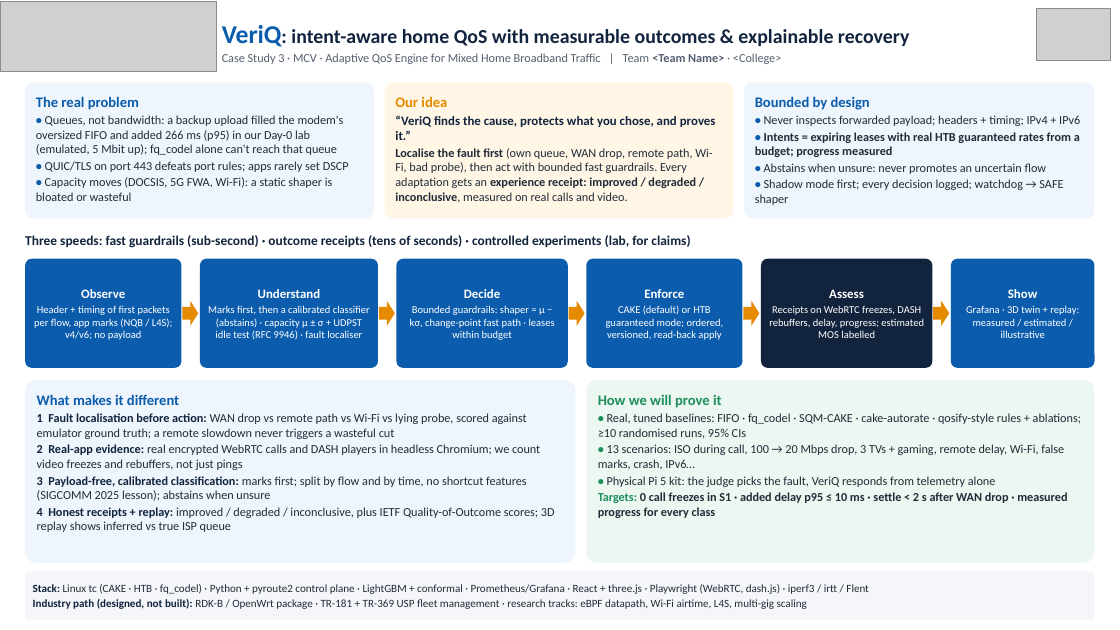
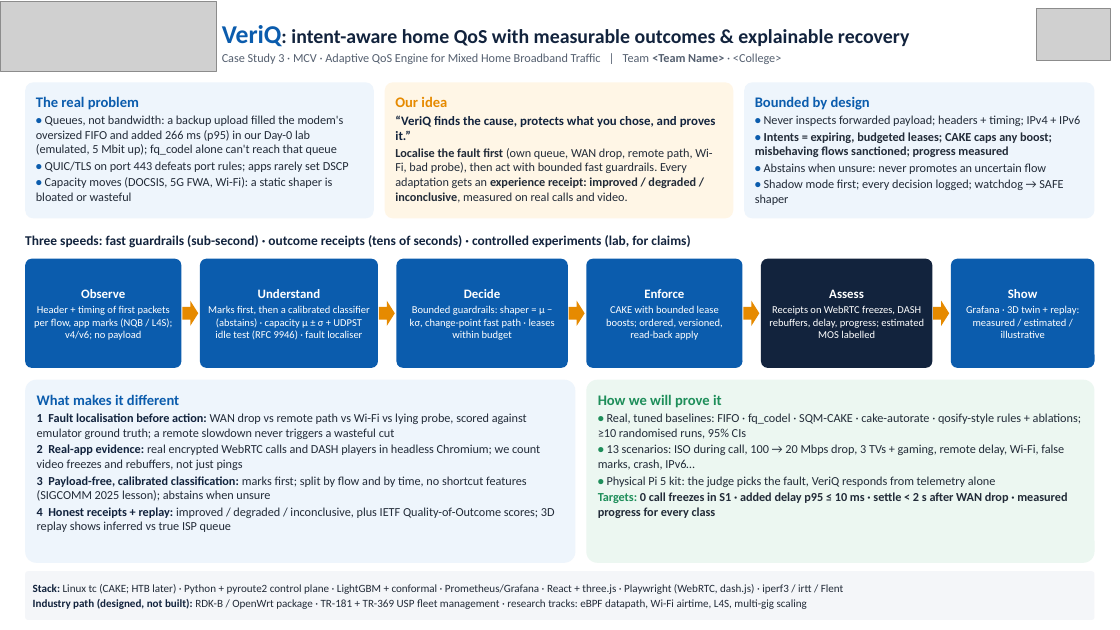
Before and after one commit to Imrahul4361/Tata-Elxsi-Teliport, a slide deck: slide 2 of submission/Round1_Case3_VeriQ.pptx. Drawn at 1120x630 pixels with LibreOffice and Linux fonts; fonts in the diff are those of the drawing; grey boxes stand for pictures. Boxes give left, top, right and bottom in pixels: in the first picture for what was removed or moved away, otherwise in the second. Text is boxed around its words. In the diff, an @@ line names an element or a change of style, - is before the commit and + after.

```diff
--- a/submission/Round1_Case3_VeriQ.pptx
+++ b/submission/Round1_Case3_VeriQ.pptx
@@ text in rounded rectangle at (755, 132, 1052, 157): text changed @@
-• Intents = expiring leases with real HTB guaranteed rates from a budget; progress measured
+• Intents = expiring, budgeted leases; CAKE caps any boost; misbehaving flows sanctioned; progress measured
@@ text in rounded rectangle at (606, 305, 722, 340): text changed @@
-CAKE (default) or HTB guaranteed mode; ordered, versioned, read-back apply
+CAKE with bounded lease boosts; ordered, versioned, read-back apply
@@ text in rounded rectangle at (33, 584, 844, 594): text changed @@
-Stack: Linux tc (CAKE · HTB · fq_codel) · Python + pyroute2 control plane · LightGBM + conformal · Prometheus/Grafana · React + three.js · Playwright (WebRTC, dash.js) · iperf3 / irtt / Flent
+Stack: Linux tc (CAKE; HTB later) · Python + pyroute2 control plane · LightGBM + conformal · Prometheus/Grafana · React + three.js · Playwright (WebRTC, dash.js) · iperf3 / irtt / Flent
```
Also in this commit, not shown: 8 other files.
